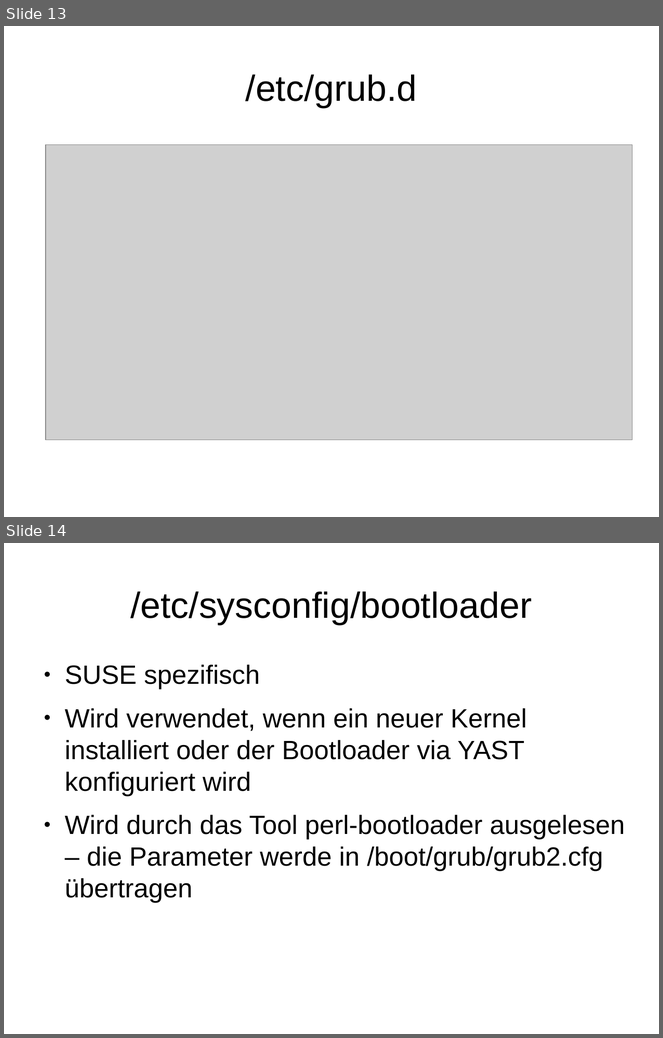
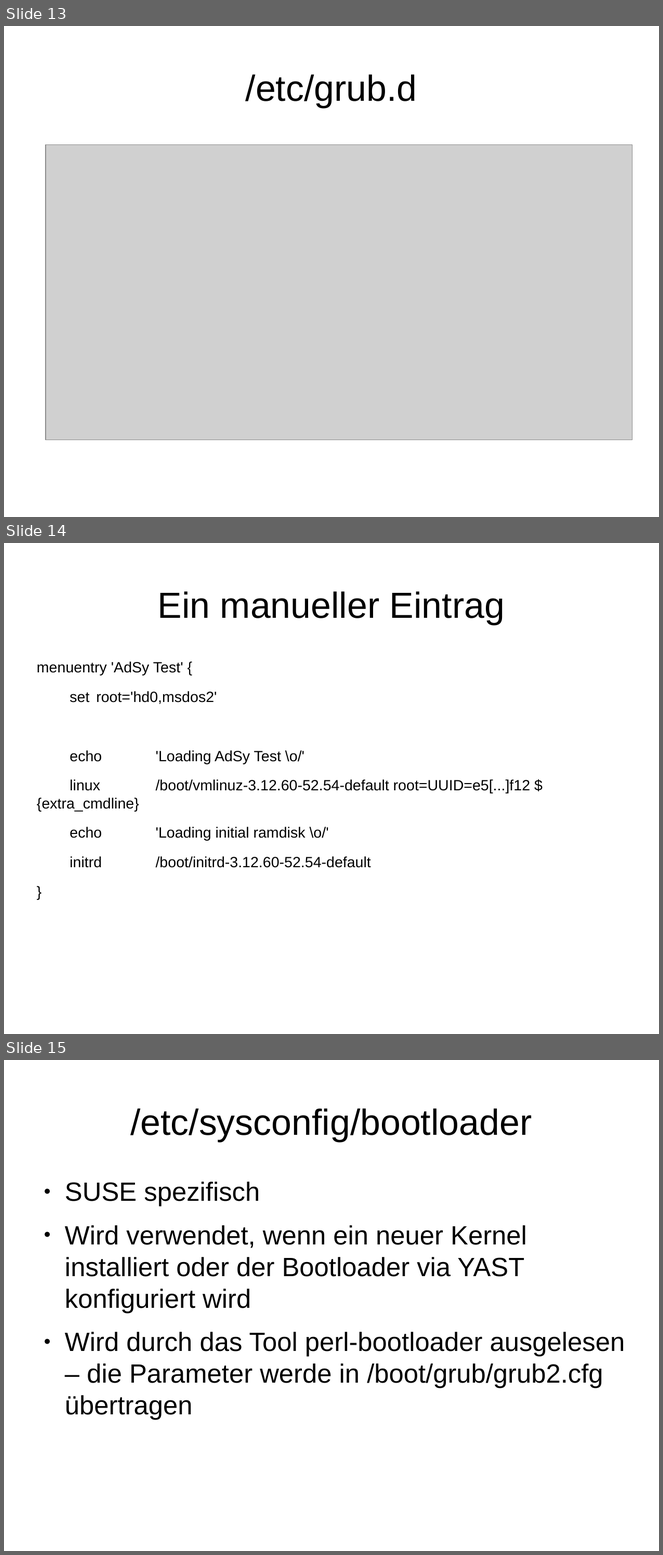
Before and after one commit to adfinis/adsy-trainings, a slide deck: SSA_SUSE-System-Administration/1004_grub2/modul_grub2_1004_01_slides.odp. Shown one above the other, each under a label of ours: slides 13 and 14 before the commit, slides 13, 14 and 15 after it. The pictures are 663x1038 and 663x1555 pixels, drawn with LibreOffice and Linux fonts; fonts in the diff are those of the drawing; grey boxes stand for pictures. Boxes give left, top, right and bottom in pixels: in the first picture for what was removed or moved away, otherwise in the second. Text is boxed around its words. In the diff, an @@ line names an element or a change of style, - is before the commit and + after.

```diff
--- a/SSA_SUSE-System-Administration/1004_grub2/modul_grub2_1004_01_slides.odp
+++ b/SSA_SUSE-System-Administration/1004_grub2/modul_grub2_1004_01_slides.odp
@@ slide 14 added at [4,543,659,1034], background #FFFFFF @@
@@ title added at [158,591,505,625], 44 pt, text #000000 @@
+Ein manueller Eintrag
@@ text added at [37,662,530,868], 18 pt, text #000000 @@
+menuentry 'AdSy Test' {
+set root='hd0,msdos2'
+echo 'Loading AdSy Test \o/'
+linux /boot/vmlinuz-3.12.60-52.54-default root=UUID=e5[...]f12 ${extra_cmdline}
+echo 'Loading initial ramdisk \o/'
+initrd /boot/initrd-3.12.60-52.54-default
+}
@@ what was slide 14 is now slide 15 @@
```
Also in this commit, not shown: 4 other files.
